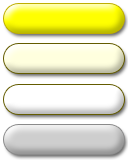
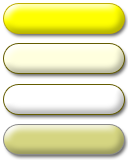
Before/after of a (128, 160) layered artwork. What changed in the layer stack:
painted on "Фигура 1" over 4, 125, 124, 154
